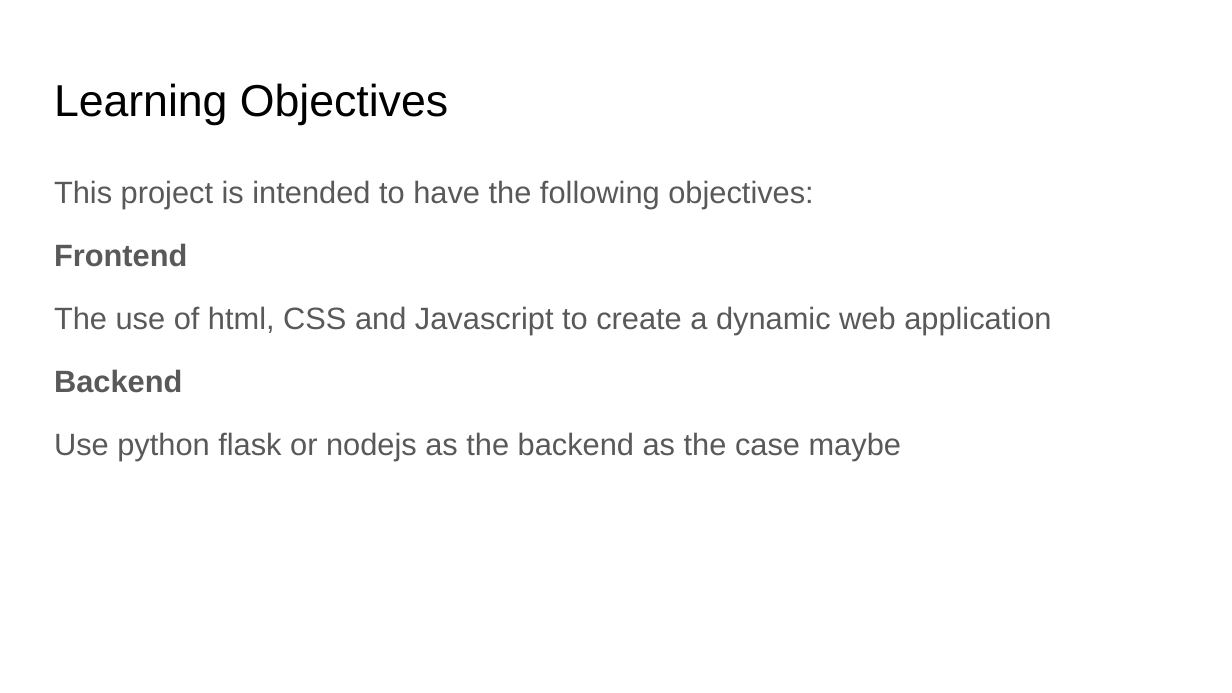
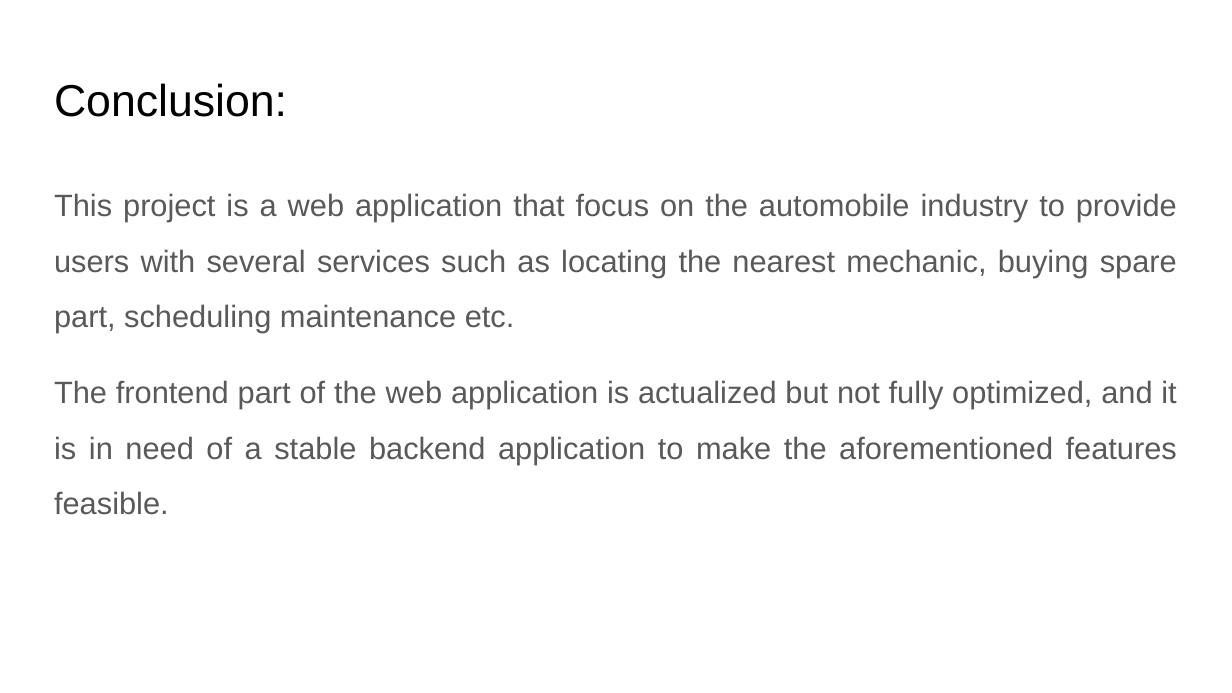
Before and after one commit to lanre2nite/aa-automobile_workshop, a slide deck: slide 9 of Presentation-Slide.pptx (slide 7 before the commit). Drawn at 1232x693 pixels with LibreOffice and Linux fonts; fonts in the diff are those of the drawing. Boxes give left, top, right and bottom in pixels: in the first picture for what was removed or moved away, otherwise in the second. Text is boxed around its words. In the diff, an @@ line names an element or a change of style, - is before the commit and + after.

```diff
--- a/Presentation-Slide.pptx
+++ b/Presentation-Slide.pptx
@@ text at (x1=54, y1=83, x2=287, y2=117): text changed @@
-Learning Objectives
+Conclusion:
@@ text at (x1=54, y1=193, x2=1177, y2=515): text changed @@
-This project is intended to have the following objectives:
-Frontend
-The use of html, CSS and Javascript to create a dynamic web application
-Backend
-Use python flask or nodejs as the backend as the case maybe
+This project is a web application that focus on the automobile industry to provide users with several services such as locating the nearest mechanic, buying spare part, scheduling maintenance etc.
+The frontend part of the web application is actualized but not fully optimized, and it is in need of a stable backend application to make the aforementioned features feasible.
```
Also in this commit, not shown: 3 other slides changed, 2 slides added, 4 other files.
